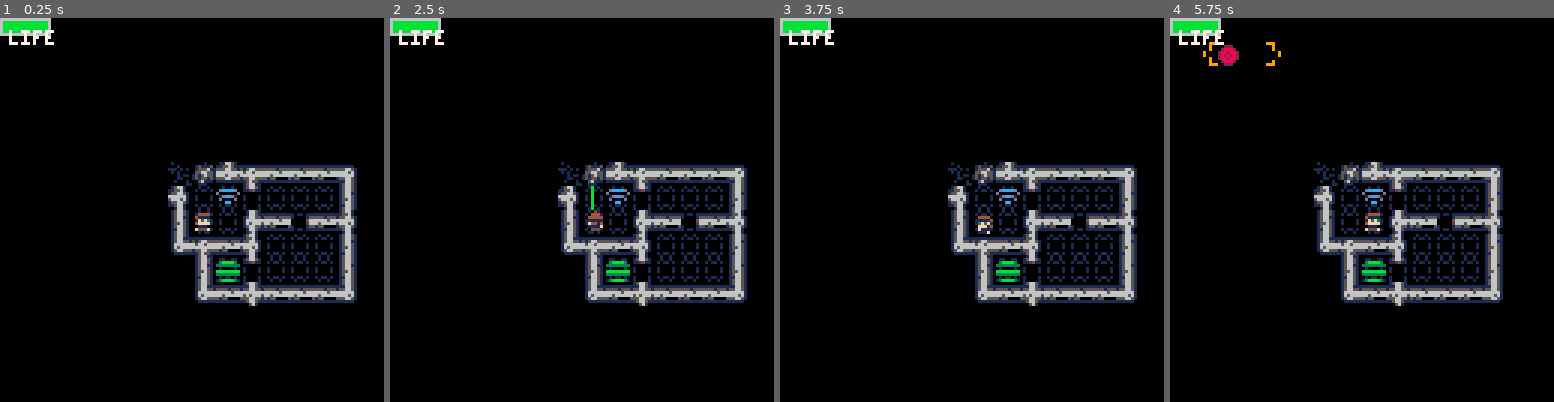
Above: before the commit, frames 1-4 (left to right).
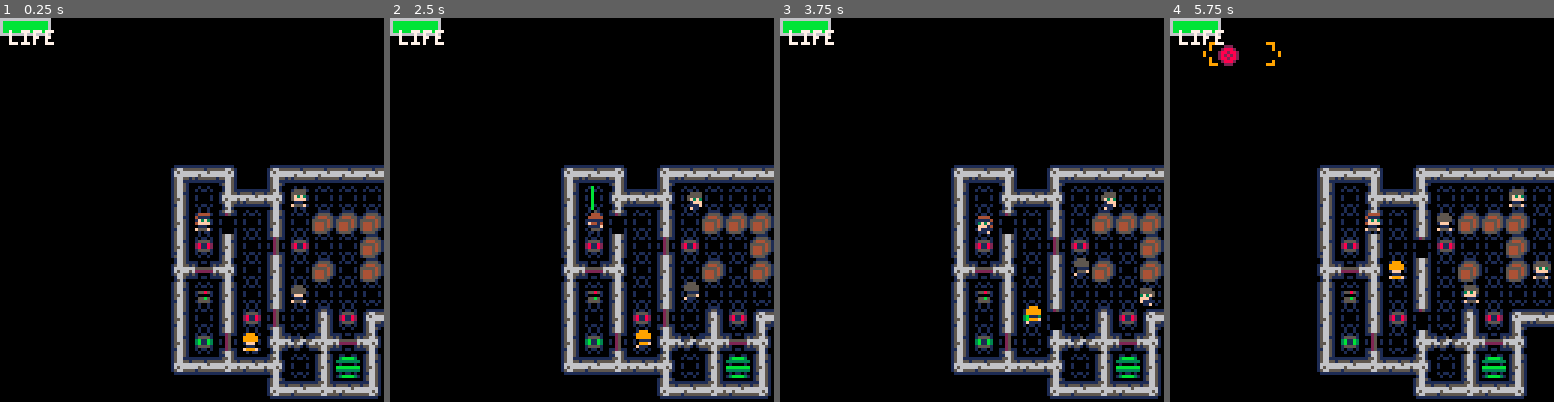
Above: after the commit, the same moments.

Repository: fmd/soldier01
Game: PICO-8 cartridge revelation.p8
Same seed, same stepped clock (60 frames per second), same inputs: the game is played once before the commit and once after it.
Inputs:
- Up to frame 1 (0.25 s): no input
- Up to frame 2 (2.5 s): tap X (X key) at 0.33, 1.07, 1.85 s; tap O (Z key) at 0.7, 1.7, 2.1 s; hold Right 1.6-2.1 s; hold Up 2.15-2.42 s; hold Right from 2.47 s (still down)
- Up to frame 3 (3.75 s): tap O (Z key) every 0.4 s from 2.5 to 3.7 s; tap X (X key) at 2.97 s; release Right at 3.03 s; hold Left 3.08-3.58 s; hold Down from 3.63 s (still down)
- Up to frame 4 (5.75 s): release Down at 3.97 s; hold Right 4.02-4.68 s; tap X (X key) at 4.08, 5.2 s; tap O (Z key) every 0.4 s from 4.1 to 5.7 s; hold Up 4.73-5.03 s; hold Left 5.08-5.68 s; hold Down from 5.73 s (still down)

The runs differ from the first frame. In frame 1, 20% of the frame differs, in the area x 43-100%, y 37-100%; in frame 2, 20%; in frame 3, 20%; in frame 4, 21%, in the area x 37-100%, y 37-100%.

Commit message:
add enemy variants, local avoidance

Diff:
--- a/revelation.p8
+++ b/revelation.p8
@@ -1,6 +1,10 @@
 pico-8 cartridge // http://www.pico-8.com
 version 16
 __lua__
+-- debug values to reset on release
+starting_level = 2
+
+-- load the sprites and that
 function init_level(lv)
   sprites = { player = {{17,18,19,20,21,22,23}, -- north (last two=roll/shoot)
                         {1,2,3,4,5,6,7},        -- east (last two=roll/shoot)
@@ -16,11 +20,17 @@
                         {41, 40}, -- laser
                         {228, 229}, -- stunned
                         {212, 213, 214, 215}}, -- attack
-              objects = {blood_prints = {26, 27},
+              objects = {blood_prints = {26, 27, 28, 29},
                          scanner = {131, 134},
                          door = {{67, 129}, {68, 130}},
                          goal = {135},
-                         relay = {132} }} -- blood prints
+                         relay = {132}},
+              items   = {c4 = 133}}
+
+  -- palette swap commands and movement function strings for enemy variants
+  enemies = {enemy1 = {{"clockwise", {5, 5}}, -- variant 1
+                       {"line", {5, 9}} }} -- variant 2
+
 
   levels = {{11,0,15,6}, {0,0,11,10}} -- xstart, ystart, w, h
   pos_map = {{0,1,0,-1}, {-1,0,1,0}} -- for converting a direction to a position change
@@ -35,36 +45,26 @@
   x_down = 0
 end
 
-function print_on_tile(actor)
-  p = nil
-  for o in all(prints) do
-    if (o.pattern == "blood_prints" and o.pos.x == actor.pos.x and o.pos.y == actor.pos.y) then
-      p = o
-      break
-    end
-  end
-  return p
-end
-
 function init_actors()
   actors = {}
   scanners = {}
   relays = {}
   doors = {}
   goals = {}
+  items = {}
   if (level == 1) then
-    actors = {{pattern = "player", facing = 1, pos = {x = 1, y = 2}, life = 3, max_life = 3, death_frames = 0, hurt_frames = 0, attack_frames = 0, blood_prints = 0, stunned_turns = 0, act = {a = 0x00, d = -1}}}
+    actors = {{id = 1, pattern = "player", facing = 1, pos = {x = 1, y = 2}, life = 3, max_life = 3, death_frames = 0, hurt_frames = 0, attack_frames = 0, blood_prints = 0, stunned_turns = 0, act = {a = 0x00, d = -1}}}
     relays = {{pattern = "relay", pos = {x = 2, y = 1}}}
     goals = {{pattern = "goal", pos = {x = 2, y = 4}}}
   end
 
   if (level == 2) then
-    actors = {{pattern = "player", facing = 1, pos = {x = 1, y = 2}, life = 3, max_life = 3, death_frames = 0, hurt_frames = 0, attack_frames = 0, blood_prints = 0, stunned_turns = 0, act = {a = 0x00, d = -1}},
-              {pattern = "enemy1", facing = 1, pos = {x = 5, y = 1}, life = 1, death_frames = 0, hurt_frames = 0, attack_frames = 0, blood_prints = 0, stunned_turns = 0, act = {a = 0x00, d = -1}},
-              {pattern = "enemy1", facing = 2, pos = {x = 9, y = 1}, life = 1, death_frames = 0, hurt_frames = 0, attack_frames = 0, blood_prints = 0, stunned_turns = 0, act = {a = 0x00, d = -1}},
-              {pattern = "enemy1", facing = 3, pos = {x = 9, y = 5}, life = 1, death_frames = 0, hurt_frames = 0, attack_frames = 0, blood_prints = 0, stunned_turns = 0, act = {a = 0x00, d = -1}},
-              {pattern = "enemy1", facing = 0, pos = {x = 5, y = 5}, life = 1, death_frames = 0, hurt_frames = 0, attack_frames = 0, blood_prints = 0, stunned_turns = 0, act = {a = 0x00, d = -1}},
-              {pattern = "enemy1", facing = 0, pos = {x = 3, y = 7}, life = 1, death_frames = 0, hurt_frames = 0, attack_frames = 0, blood_prints = 0, stunned_turns = 0, act = {a = 0x00, d = -1}}}
+    actors = {{id = 1, pattern = "player", facing = 1, variant = 1, pos = {x = 1, y = 2}, life = 3, max_life = 3, death_frames = 0, hurt_frames = 0, attack_frames = 0, blood_prints = 0, stunned_turns = 0, act = {a = 0x00, d = -1}},
+              {id = 2, pattern = "enemy1", facing = 1, variant = 1, pos = {x = 5, y = 1}, life = 1, death_frames = 0, hurt_frames = 0, attack_frames = 0, blood_prints = 0, stunned_turns = 0, act = {a = 0x00, d = -1}},
+              {id = 3, pattern = "enemy1", facing = 2, variant = 1, pos = {x = 9, y = 1}, life = 1, death_frames = 0, hurt_frames = 0, attack_frames = 0, blood_prints = 0, stunned_turns = 0, act = {a = 0x00, d = -1}},
+              {id = 4, pattern = "enemy1", facing = 3, variant = 1, pos = {x = 9, y = 5}, life = 1, death_frames = 0, hurt_frames = 0, attack_frames = 0, blood_prints = 0, stunned_turns = 0, act = {a = 0x00, d = -1}},
+              {id = 5, pattern = "enemy1", facing = 0, variant = 1, pos = {x = 5, y = 5}, life = 1, death_frames = 0, hurt_frames = 0, attack_frames = 0, blood_prints = 0, stunned_turns = 0, act = {a = 0x00, d = -1}},
+              {id = 6, pattern = "enemy1", facing = 0, variant = 2, pos = {x = 3, y = 7}, life = 1, death_frames = 0, hurt_frames = 0, attack_frames = 0, blood_prints = 0, stunned_turns = 0, act = {a = 0x00, d = -1}}}
 
     scanners = {{pattern = "scanner", pos = {x = 1, y = 3}, facing = 1, player_allowed = false},
                {pattern = "scanner", pos = {x = 5, y = 3}, facing = 1, player_allowed = false},
@@ -78,6 +78,8 @@
                {pattern = "door", pos = {x = 7, y = 7}, facing = 2, open = 0, open_turns = 0},
                {pattern = "door", pos = {x = 2, y = 7}, facing = 1, open = 0, open_turns = 0}}
 
+    items = {{pattern = "c4", pos = {x = 1, y = 5}}}
+
     goals = {{pattern = "goal", pos = {x = 7, y = 8}}}
   end
 
@@ -99,7 +101,7 @@
 end
 
 function restart_game()
-  init_level(1)
+  init_level(starting_level)
   init_actors()
 
   player_action = {a = 0x00, d = -1}
@@ -139,6 +141,44 @@
     return true
 end
 
+function print_on_tile(actor)
+  p = nil
+  for o in all(prints) do
+    if (o.pattern == "blood_prints" and o.pos.x == actor.pos.x and o.pos.y == actor.pos.y) then
+      p = o
+      break
+    end
+  end
+  return p
+end
+
+function do_enemy1_variant_movement_ai(actor, apos)
+  movement_type = enemies[actor.pattern][actor.variant][1]
+
+  apos = act_pos(actor)
+  if (movement_type == "clockwise") then
+    directions_tried = 0
+    while (apos.x == actor.pos.x and apos.y == actor.pos.y) do
+      actor.facing += 1
+      if (actor.facing > 3) actor.facing = 4 - actor.facing
+      actor.act.d = actor.facing
+      apos = act_pos(actor)
+      directions_tried += 1
+      if (directions_tried > 4) actor.stunned_turns = 3; return
+    end
+  end
+
+  if (movement_type == "line") then
+    if (apos.x == actor.pos.x and apos.y == actor.pos.y) do
+      actor.facing += 2
+      if (actor.facing > 3) actor.facing = 4 - actor.facing
+      actor.act.d = actor.facing
+    end
+  end
+
+  return
+end
+
 function do_enemy1_ai(actor)
   if (actor.life <= 0) then
     actor.act = {a = 0x00, d = -1}
@@ -147,7 +187,9 @@
 
   if (actor.stunned_turns > 0) then
     actor.stunned_turns -= 1
-    return
+    if (actor.stunned_turns > 0) return
+    ha = has_actor(actor.pos, "")
+    if (ha and ha.id != actor.id) actor.stunned_turns = 1; return
   end
 
   -- if we find blood prints, follow. else, go clockwise.
@@ -155,24 +197,13 @@
   printed = print_on_tile(actor)
   if (printed) then
     if (actor.act.a == 0x00) actor.act.d = printed.facing
-    apos = act_pos(actor)
-
-    -- if we go nowhere with the print facing, try new directions until we find a free direction.
-    directions_tried = 0
-    while (apos.x == actor.pos.x and apos.y == actor.pos.y) do
-      actor.facing += 1
-      if (actor.facing > 3) actor.facing = 0
-      actor.act.d = actor.facing
-      apos = act_pos(actor)
-      directions_tried += 1
-      if (directions_tried > 4) actor.stunned_turns = 3; return
-    end
+    -- if we go nowhere with the print facing, try new directions until we find a free direction (invoke variant-based ai pattern).
+    do_enemy1_variant_movement_ai(actor, apos)
   else
     tiles = collect_tile_line(actor)
     if (is_empty(tiles)) then
-      actor.facing += 1
-      if (actor.facing > 3) actor.facing = 0
-      actor.act.d = actor.facing
+      -- if we can go nowhere, invoke variant-based ai pattern
+      do_enemy1_variant_movement_ai(actor, apos)
     end
   end
 
@@ -185,23 +216,47 @@
   end
 end
 
+function do_avoidance(actor)
+  if (actor.life <= 0) return
+  -- if we are moving into a tile that someone else plans on moving into, only one should move there.
+  new_actor_pos = act_pos(actor)
+  -- if we arent moving, no need to avoid
+  if (new_actor_pos.x == actor.pos.x and new_actor_pos.y == actor.pos.y) then
+    return
+  end
+
+  for a in all(actors) do
+    if (a.life > 0) then
+      apos = act_pos(a)
+      -- todo: some enemies should also dodge the player, so remove last clause for other ais
+      if (a.id != actor.id and apos.x == new_actor_pos.x and apos.y == new_actor_pos.y and a.pattern != "player") then
+        actor.act.d = -1
+      end
+    end
+  end
+end
+
 function start_actors_turns()
-  for k, actor in pairs(actors) do
+  for actor in all(actors) do
     if (actor.pattern == "player") actor.act = {a=player_action.a, d=player_action.d}
     if (actor.pattern == "enemy1") do_enemy1_ai(actor)
     if (actor.act.d > -1) actor.facing = actor.act.d
   end
+
+  for actor in all(actors) do
+    if (actor.pattern == "enemy1") do_avoidance(actor)
+  end
 end
 
 function end_actors_turns()
   -- todo: different acts have different patterns
   -- perform all moves first so shots line up
-  for k, actor in pairs(actors) do
+  for actor in all(actors) do
     if (actor.act.a == 0x00) perform_act(actor)
   end
 
   -- perform the moves
-  for k, actor in pairs(actors) do
+  for actor in all(actors) do
     if (actor.act.a != 0x00) perform_act(actor)
     actor.act = {a = 0x00, d = -1}
   end
@@ -214,11 +269,13 @@
 
 function act_pos(actor)
   -- todo: different acts have different movements
-  actor_point = {x=actor.pos.x, y=actor.pos.y}
+  actor_point = {x = actor.pos.x, y = actor.pos.y}
   if (actor.act.d < 0) return actor_point
 
-  test_point = {x=actor.pos.x+to_pos(actor.act.d).x,y=actor.pos.y+to_pos(actor.act.d).y}
-  if (actor.act.a != 0x00 or (is_wall(test_point))) return actor_point
+  act_dir = to_pos(actor.act.d)
+  test_point = {x = actor.pos.x + act_dir.x, y = actor.pos.y + act_dir.y}
+  if (actor.act.a != 0x00 or is_wall(test_point)) return actor_point
+
   return test_point
 end
 
@@ -276,7 +333,7 @@
     if (o.pattern == "scanner") then
       for a in all(actors) do
         if (a.pattern != "player" or o.player_allowed) then
-          if (a.pos.x == o.pos.x and a.pos.y == o.pos.y) add(scans, o)
+          if (a.pos.x == o.pos.x and a.pos.y == o.pos.y and a.life > 0) add(scans, o)
         end
       end
     end
@@ -333,9 +390,9 @@
 -- todo: make exclude_pattern better
 function will_have_actor(np, exclude_pattern)
   for a in all(actors) do
-    pp = act_pos(a)
+    apos = act_pos(a)
     if (a.life > 0) then
-      if (a.pattern != exclude_pattern and pp.x == np.x and pp.y == np.y) then
+      if (a.pattern != exclude_pattern and apos.x == np.x and apos.y == np.y) then
         return a
       end
     end
@@ -352,16 +409,16 @@
     if (moving_out_point.x == attack_point.x and moving_out_point.y == attack_point.y) stun_actor(h)
     return
   end
-  if (w) stun_actor(w)
+  if (w) then
+    stun_actor(w)
+  end
 end
 
 function attempt_move(actor)
   attempt_blood_prints(actor)
   -- todo: characters other than player can melee
   if (actor.pattern == "player") attempt_melee(actor)
-
-  new_pos = act_pos(actor)
-  if (not is_wall(new_pos)) actor.pos = new_pos
+  actor.pos = act_pos(actor)
 end
 
 function collect_tile_line(actor)
@@ -494,8 +551,8 @@
 end
 
 function tile_shift(actor)
-  new_pos = act_pos(actor)
-  if (not is_wall(new_pos) and not pos_equal(new_pos, actor.pos)) return {x=((new_pos.x - actor.pos.x) * frame * 2), y=((new_pos.y - actor.pos.y) * frame * 2)}
+  apos = act_pos(actor)
+  if (not pos_equal(apos, actor.pos)) return {x=((apos.x - actor.pos.x) * frame * 2), y=((apos.y - actor.pos.y) * frame * 2)}
   return {x=0, y=0}
 end
 
@@ -535,7 +592,10 @@
     if (actor.life <= 0 or actor.stunned_turns > 0) then
       if (actor.pattern != "player") then
         s = tile_shift(actor)
+        palswap = enemies[actor.pattern][actor.variant][2]
+        pal(palswap[1], palswap[2])
         spr(sprite_for(actor), actor.pos.x*8 + s.x, actor.pos.y*8 + s.y)
+        pal(palswap[1], palswap[1])
       end
     end
   end
@@ -544,7 +604,10 @@
     if (actor.life > 0) then
       if (actor.pattern != "player") then
         s = tile_shift(actor)
+        palswap = enemies[actor.pattern][actor.variant][2]
+        pal(palswap[1], palswap[2])
         spr(sprite_for(actor), actor.pos.x*8 + s.x, actor.pos.y*8 + s.y)
+        pal(palswap[1], palswap[1])
       end
     end
   end
@@ -586,9 +649,15 @@
   end
 end
 
+function draw_items()
+  for i in all(items) do
+    spr(sprites["items"][i.pattern], i.pos.x*8, i.pos.y*8)
+  end
+end
+
 function draw_prints()
   for o in all(prints) do
-    spr(sprites["objects"][o.pattern][o.facing % 2 + 1], o.pos.x*8, o.pos.y*8)
+    spr(sprites["objects"][o.pattern][o.facing + 1], o.pos.x*8, o.pos.y*8)
   end
 end
 
@@ -615,8 +684,9 @@
   l = levels[level]
   camera((player.pos.x * 8) - 64, (player.pos.y * 8) - 64)
   map(l[1], l[2], 0, 0, l[3], l[4])
+  draw_objects()
   draw_prints()
-  draw_objects()
+  draw_items()
   draw_actors()
   draw_lasers()
   camera(0, 0)
@@ -753,13 +823,13 @@
 
 
 __map__
-5464545440616161616142645452416161614200000000ff0000000000000000000000000000000000000000000000000000000000000000000000000000000000000000000000000000000000000000000000000000000000000000000000000000000000000000000000000000000000000000000000000000000000000000
-545440614280808080805073808081808080500000000000ff00000000000000000000000000000000000000000000000000000000000000000000000000000000000000000000000000000000000000000000000000000000000000000000000000000000000000000000000000000000000000000000000000000000000000
-648081805080535353805050808063618261730000000000ff00000000000000000000000000000000000000000000000000000000000000000000000000000000000000000000000000000000000000000000000000000000000000000000000000000000000000000000000000000000000000000000000000000000000000
-548050808180808053805060416173808080500000000000ffff000000000000000000000000000000000000000000000000000000000000000000000000000000000000000000000000000000000000000000000000000000000000000000000000000000000000000000000000000000000000000000000000000000000000
+4061424640616161616142645452416161614200000000ff0000000000000000000000000000000000000000000000000000000000000000000000000000000000000000000000000000000000000000000000000000000000000000000000000000000000000000000000000000000000000000000000000000000000000000
+508063617380808080805073808081808080500000000000ff00000000000000000000000000000000000000000000000000000000000000000000000000000000000000000000000000000000000000000000000000000000000000000000000000000000000000000000000000000000000000000000000000000000000000
+508081805080535353805050808063618261730000000000ff00000000000000000000000000000000000000000000000000000000000000000000000000000000000000000000000000000000000000000000000000000000000000000000000000000000000000000000000000000000000000000000000000000000000000
+508050808180808053805060416173808080500000000000ffff000000000000000000000000000000000000000000000000000000000000000000000000000000000000000000000000000000000000000000000000000000000000000000000000000000000000000000000000000000000000000000000000000000000000
 6382738050805380538050885080818080805000000000000000000000000000000000000000000000000000000000000000000000000000000000000000000000000000000000000000000000000000000000000000000000000000000000000000000000000000000000000000000000000000000000000000000000000000
-5080508050808080808050886061516161616200000000000000000000000000000000000000000000000000000000000000000000000000000000000000000000000000000000000000000000000000000000000000000000000000000000000000000000000000000000000000000000000000000000000000000000000000
+5080508050808080808050466061516161616200000000000000000000000000000000000000000000000000000000000000000000000000000000000000000000000000000000000000000000000000000000000000000000000000000000000000000000000000000000000000000000000000000000000000000000000000
 5080508081807080406162888888880000000000000000000000000000000000000000000000000000000000000000000000000000000000000000000000000000000000000000000000000000000000000000000000000000000000000000000000000000000000000000000000000000000000000000000000000000000000
-5080818063615182738888888888880000000000000000000000000000000000000000000000000000000000000000000000000000000000000000000000000000000000000000000000000000000000000000000000000000000000000000000000000000000000000000000000000000000000000000000000000000000000
-606152616200508050ffbfbf0000000000000000000000000000000000000000000000000000000000000000000000000000000000000000000000000000000000000000000000000000000000000000000000000000000000000000000000000000000000000000000000000000000000000000000000000000000000000000
-00000000000060616200bfbf0000000000000000000000000000000000000000000000000000000000000000000000000000000000000000000000000000000000000000000000000000000000000000000000000000000000000000000000000000000000000000000000000000000000000000000000000000000000000000
+5080818063455182738888888888880000000000000000000000000000000000000000000000000000000000000000000000000000000000000000000000000000000000000000000000000000000000000000000000000000000000000000000000000000000000000000000000000000000000000000000000000000000000
+606152617380508050ffbfbf0000000000000000000000000000000000000000000000000000000000000000000000000000000000000000000000000000000000000000000000000000000000000000000000000000000000000000000000000000000000000000000000000000000000000000000000000000000000000000
+00000000606152616200bfbf0000000000000000000000000000000000000000000000000000000000000000000000000000000000000000000000000000000000000000000000000000000000000000000000000000000000000000000000000000000000000000000000000000000000000000000000000000000000000000
Not shown, changed: 22 lines of the sprite sheet (__gfx__) section of revelation.p8
